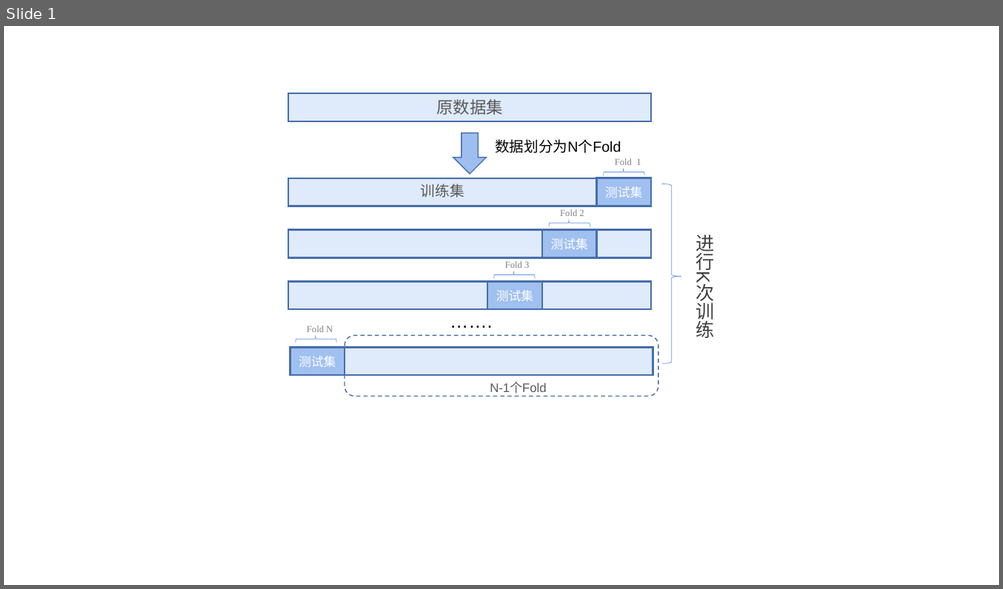
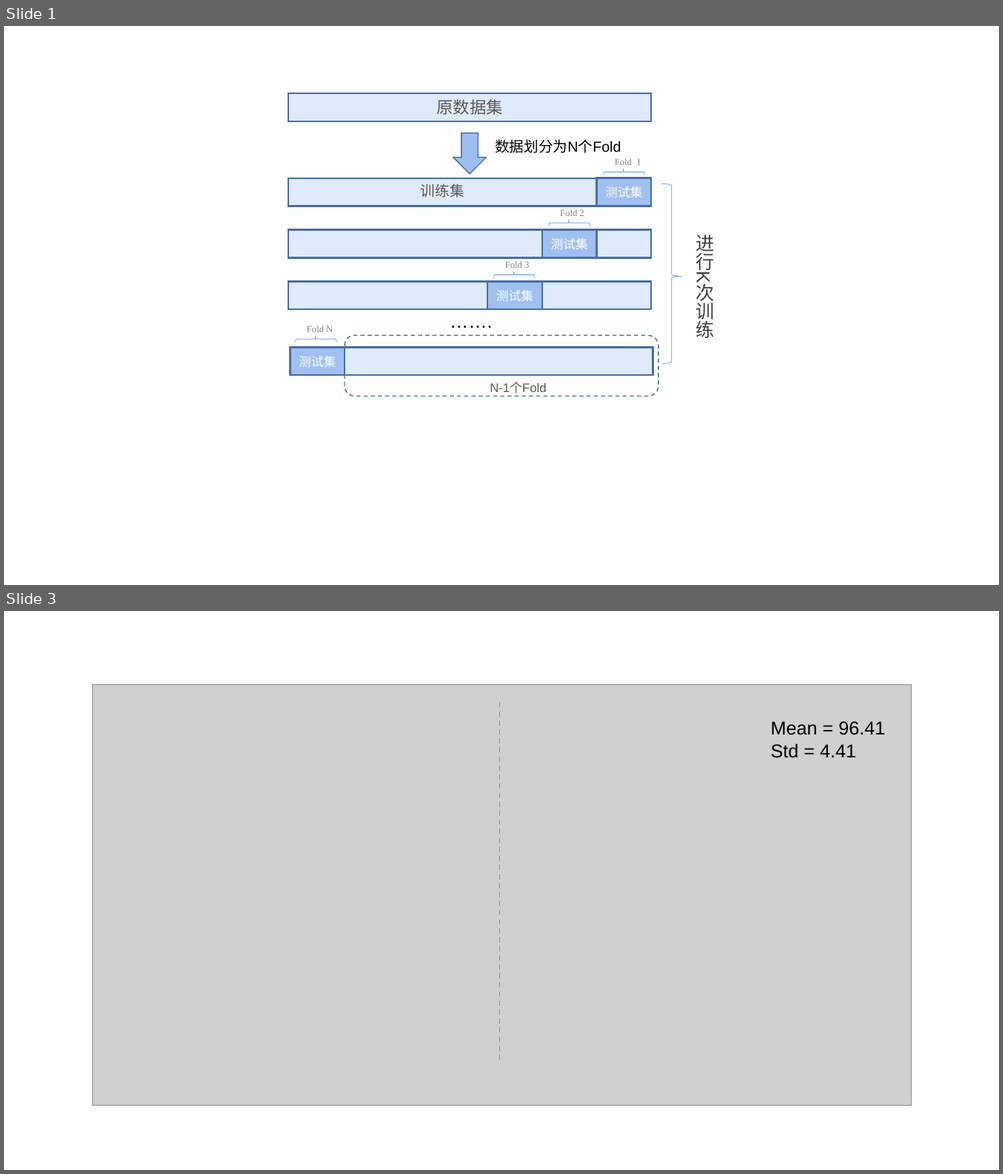
Before and after one commit to Fly-Pluche/2022-mathematical-modeling-C, a slide deck: solver/figure.pptx. Shown one above the other, each under a label of ours: slide 1 before the commit, slides 1 and 3 after it; the slides between them are not shown. The pictures are 1003x589 and 1003x1174 pixels, drawn with LibreOffice and Linux fonts; fonts in the diff are those of the drawing; grey boxes stand for pictures. Boxes give left, top, right and bottom in pixels: in the first picture for what was removed or moved away, otherwise in the second. Text is boxed around its words. In the diff, an @@ line names an element or a change of style, - is before the commit and + after.

```diff
--- a/solver/figure.pptx
+++ b/solver/figure.pptx
@@ slide 3 added at box(4, 611, 999, 1170), background #FFFFFF @@
@@ picture added at box(92, 685, 911, 1106) @@
@@ line added from (499, 702) to (499, 1062), #6096E6 1.25 pt dashed @@
@@ text added at box(771, 721, 885, 758), 18 pt, text #000000 @@
+Mean = 96.41
+Std = 4.41
```
Also in this commit, not shown: 1 slide changed, 1 other slide added, 18 other files.
